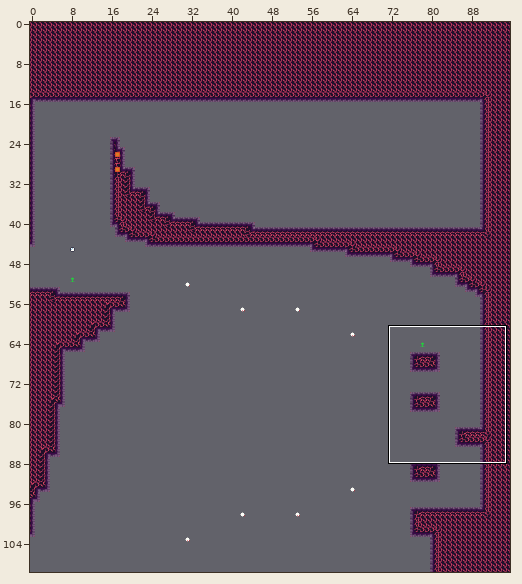
Tiled map: mapping_tools/tilemaps/fire4.tmx. Above, an overview of the earlier version with the close-up marked.
Close-up. The starting point:
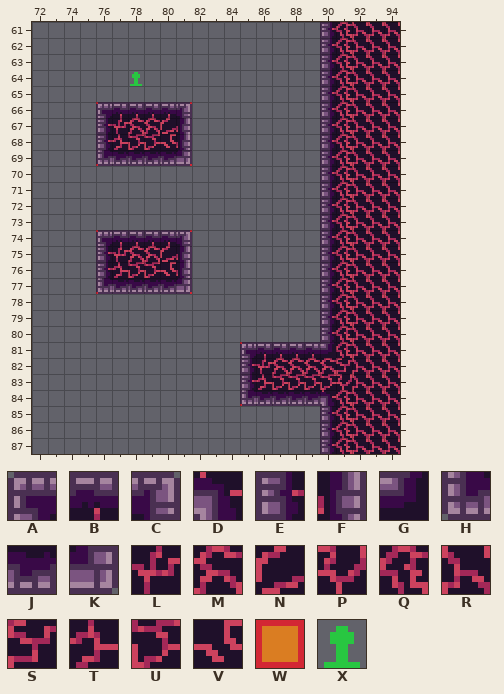
Cells are 8x8 px. Shown: x 72..94, y 61..87. The commit also changed other parts of the map, which this record leaves out.
Key: from "fire": A 0, B 1, C 2, D 4, E 13, F 15, G 17, H 26, J 27, K 28, L 49, M 50, N 51, P 61, Q 62, R 63, S 74, T 75, U 76, V 77; from "tools": W 1 "ground", X 19 "Checkpoint".
_ is an empty cell, # one hidden under a higher layer.
Layers that did not change in this view are not listed.
Layer "draft" before, first column x 72:
62 __________________#####
63 __________________#####
64 __________________#####
65 __________________#####
66 ____W####W________#####
67 ____######________#####
68 ____######________#####
69 ____W####W________#####
70 __________________#####
71 __________________#####
72 __________________#####
73 __________________#####
74 ____W####W________#####
75 ____######________#####
76 ____######________#####
77 ____W####W________#####
78 __________________#####
79 __________________#####
80 __________________#####
81 _____________W#########
82 _____________##########
83 _____________##########
84 _____________W#########
Layer "map" before, first column x 72:
62 __________________EQRRR
63 __________________EQRRR
64 __________________EQRRR
65 __________________EQRRR
66 ____ABBBBC________EQRRR
67 ____ELMMNF________EQRRR
68 ____ETUUVF________EQRRR
69 ____HJJJJK________EQRRR
70 __________________EQRRR
71 __________________EQRRR
72 __________________EQRRR
73 __________________EQRRR
74 ____ABBBBC________EQRRR
75 ____ELMMNF________EQRRR
76 ____ETUUVF________EQRRR
77 ____HJJJJK________EQRRR
78 __________________EQRRR
79 __________________EQRRR
80 __________________EQRRR
81 _____________ABBBBGQRRR
82 _____________ELMMMMSRRR
83 _____________ETUUUUPRRR
84 _____________HJJJJDQRRR
85 __________________EQRRR
86 __________________EQRRR
New version:
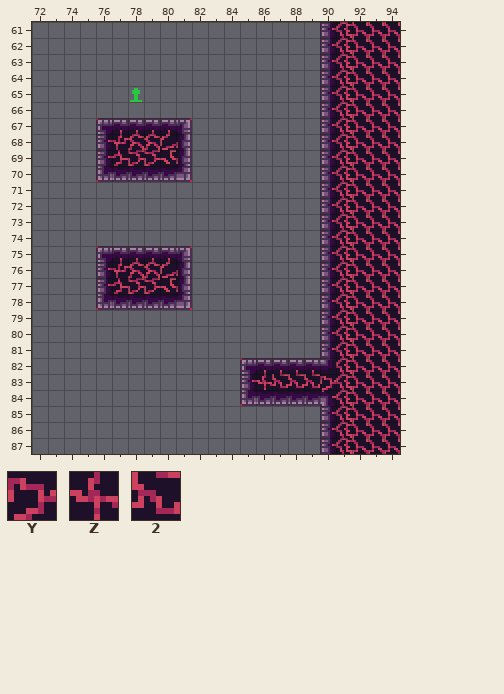
Further tiles: from "fire": Y 45, Z 46, 2 47.
Change:
{"where": "layer \"entity\""}
{"y":64,"x":78,"old":"X","new":"_"}
{"y":65,"x":78,"old":"_","new":"X"}
{"where": "layer \"draft\""}
{"y":66,"x":76,"old":"W####W","new":"______"}
{"y":70,"x":76,"old":"_","new":"W"}
{"y":70,"x":81,"old":"_","new":"W"}
{"y":74,"x":76,"old":"W####W","new":"______"}
{"y":78,"x":76,"old":"_","new":"W"}
{"y":78,"x":81,"old":"_","new":"W"}
{"y":81,"x":85,"old":"W####","new":"_____"}
{"where": "layer \"map\""}
{"y":66,"x":76,"old":"ABBBBC","new":"______"}
{"y":67,"x":76,"old":"ELMMNF","new":"ABBBBC"}
{"y":68,"x":77,"old":"TUUV","new":"LMMN"}
{"y":69,"x":76,"old":"HJJJJK","new":"ETUUVF"}
{"y":70,"x":76,"old":"______","new":"HJJJJK"}
{"y":74,"x":76,"old":"ABBBBC","new":"______"}
{"y":75,"x":76,"old":"ELMMNF","new":"ABBBBC"}
{"y":76,"x":77,"old":"TUUV","new":"LMMN"}
{"y":77,"x":76,"old":"HJJJJK","new":"ETUUVF"}
{"y":78,"x":76,"old":"______","new":"HJJJJK"}
{"y":81,"x":85,"old":"ABBBBG","new":"_____E"}
{"y":82,"x":85,"old":"ELMMMMS","new":"ABBBBGQ"}
{"y":83,"x":86,"old":"TUUUUP","new":"Z222YQ"}
{"label":"changed","picture_box":[96,72,192,182]}
{"label":"changed","picture_box":[96,230,192,310]}
{"label":"changed","picture_box":[240,342,352,390]}
